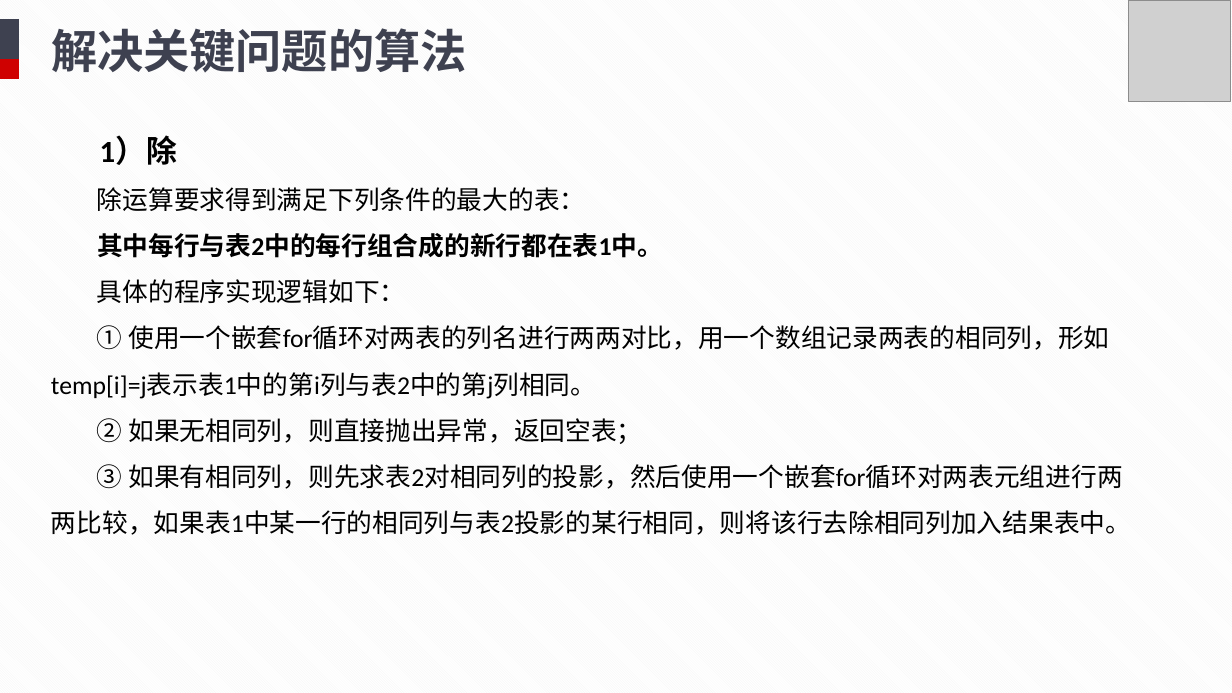
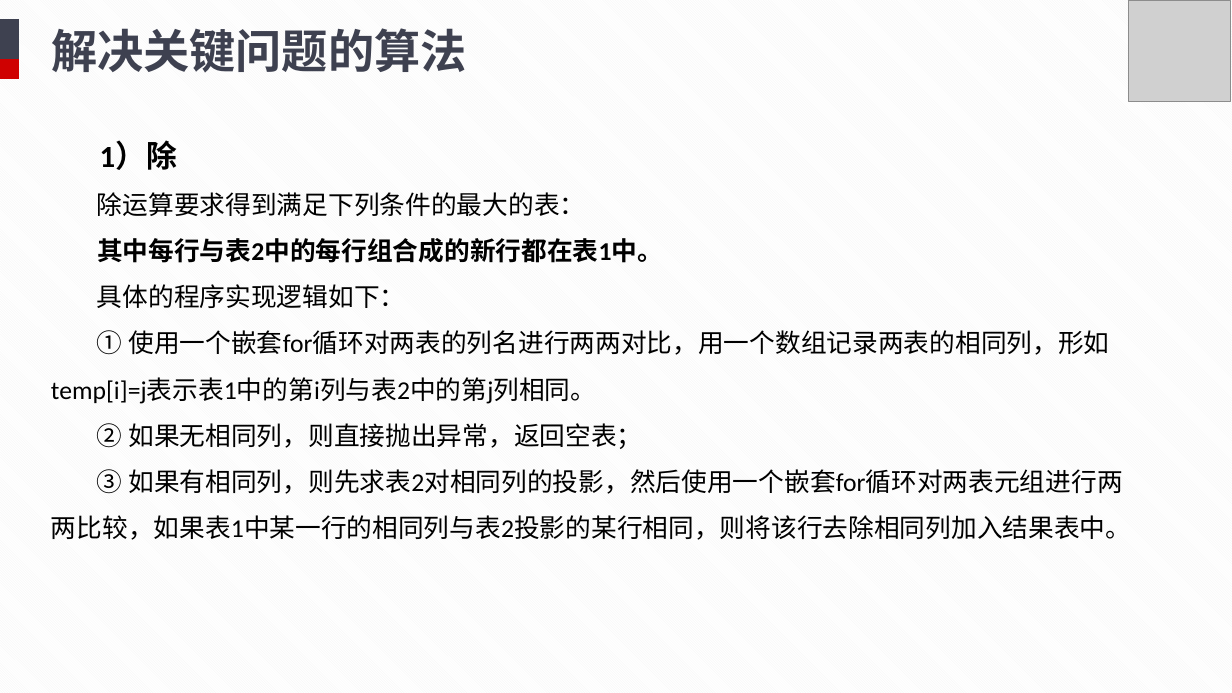
Before and after one commit to TuJin07/Relational-Algebra-Operation-System, a slide deck: slide 24 of doc/终期答辩.pptx. Drawn at 1232x693 pixels with LibreOffice and Linux fonts; fonts in the diff are those of the drawing; grey boxes stand for pictures. Boxes give left, top, right and bottom in pixels: in the first picture for what was removed or moved away, otherwise in the second. Text is boxed around its words. In the diff, an @@ line names an element or a change of style, - is before the commit and + after.

```diff
--- a/doc/终期答辩.pptx
+++ b/doc/终期答辩.pptx
@@ text "1）除": place and size @@
-text "1）除" at box(51, 136, 1131, 535)
+text "1）除" at box(51, 141, 1131, 540)
```
Also in this commit, not shown: 6 other slides changed.
